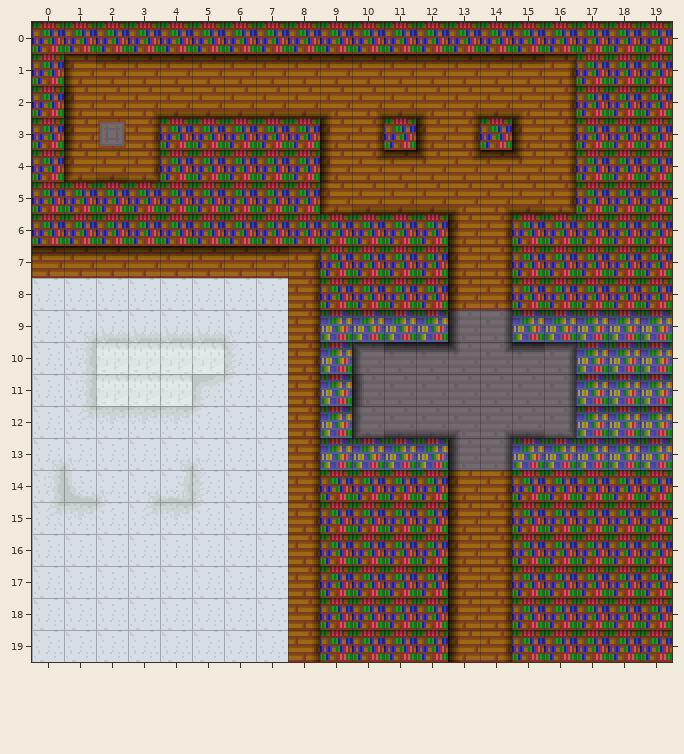
Two states of a Tiled map, art/tex0.tmx. The first picture shows the starting point.
Cells are 16x16 px. Shown: x 0..19, y 0..19.
Now the later version:
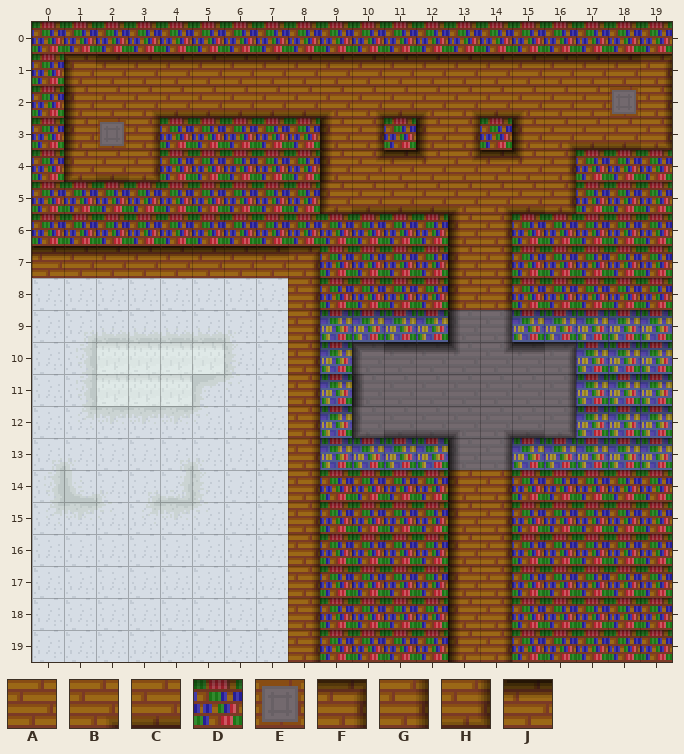
Key: from "tex0": A 0, B 2, C 3, D 5, E 6, F 17, G 18, H 33, J 35.
_ is an empty cell.
Edits made:
Layer "Tile Layer 1":
Tile A replaces tile D in row 2 at x 17.
Tile A replaces tile G in row 2 at x 16.
Tile B replaces tile G in row 3 at x 16.
Tile C replaces tile D in row 3 at x 17 to 18.
Tile E replaces tile D in row 2 at x 18.
Tile F replaces tile D in row 1 at x 19.
Tile G replaces tile D in row 2 at x 19.
Tile H replaces tile D in row 3 at x 19.
Tile J replaces tile D in row 1 at x 17 to 18.
Tile J replaces tile F in row 1 at x 16.
Boxes around the changes in both pictures, in picture pixels (x1, y1, x2, y2):
changed: (544, 54, 672, 150)
